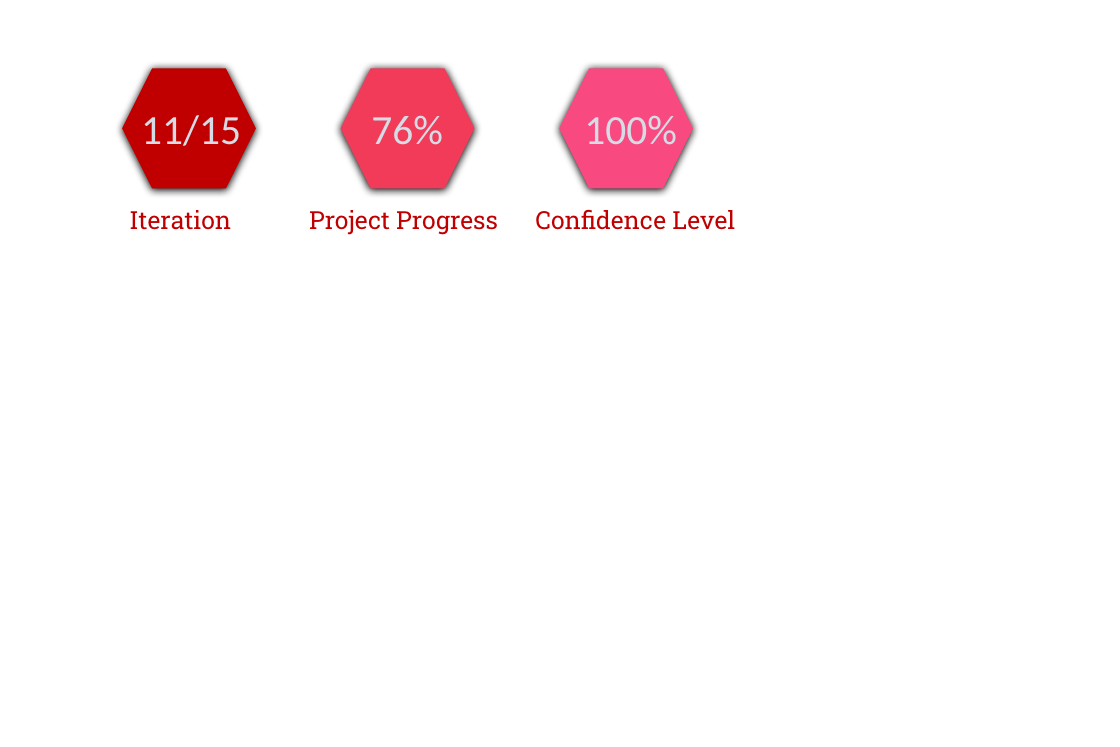
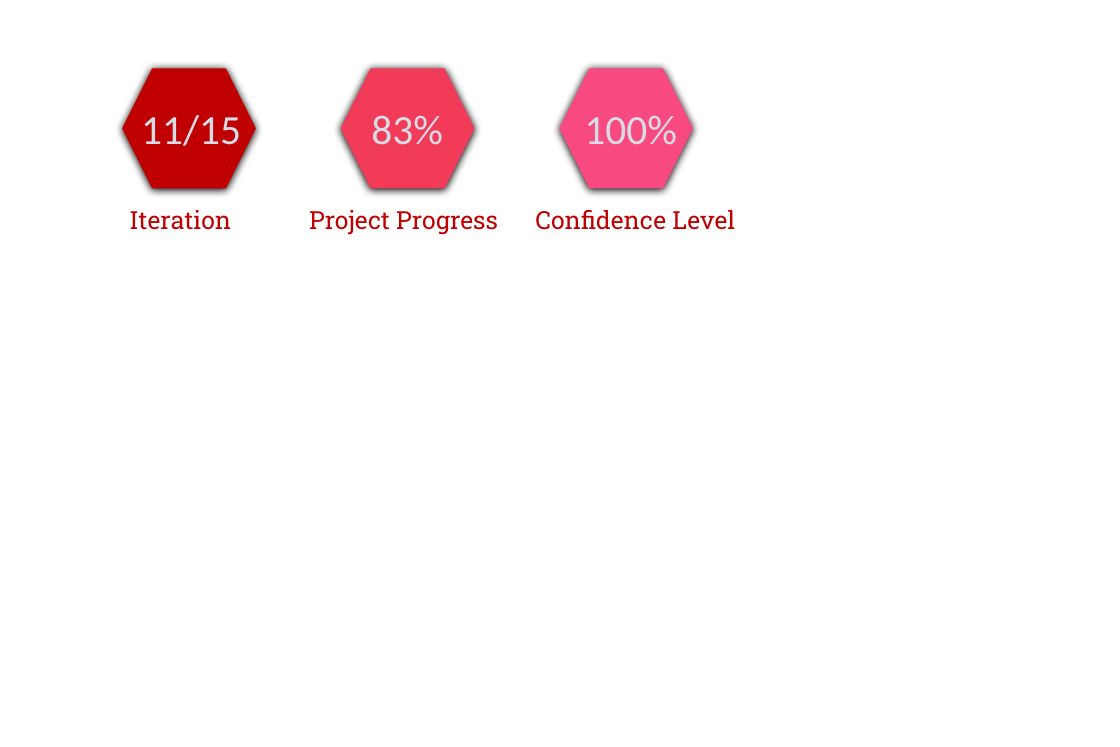
Before and after one commit to seankwok/Ulink, a slide deck: slide 3 of Documentation/Wiki Documents/4. PROJECT MANAGEMENT/Timeline/Timeline iterations edit.pptx. Drawn at 1120x747 pixels with LibreOffice and Linux fonts; fonts in the diff are those of the drawing. Boxes give left, top, right and bottom in pixels: in the first picture for what was removed or moved away, otherwise in the second. Text is boxed around its words. In the diff, an @@ line names an element or a change of style, - is before the commit and + after.

```diff
--- a/Documentation/Wiki Documents/4. PROJECT MANAGEMENT/Timeline/Timeline iterations edit.pptx
+++ b/Documentation/Wiki Documents/4. PROJECT MANAGEMENT/Timeline/Timeline iterations edit.pptx
@@ text at <box>371,115,443,145</box>: text changed @@
-76%
+83%
```
Also in this commit, not shown: 1 other slide changed, 7 other files.
